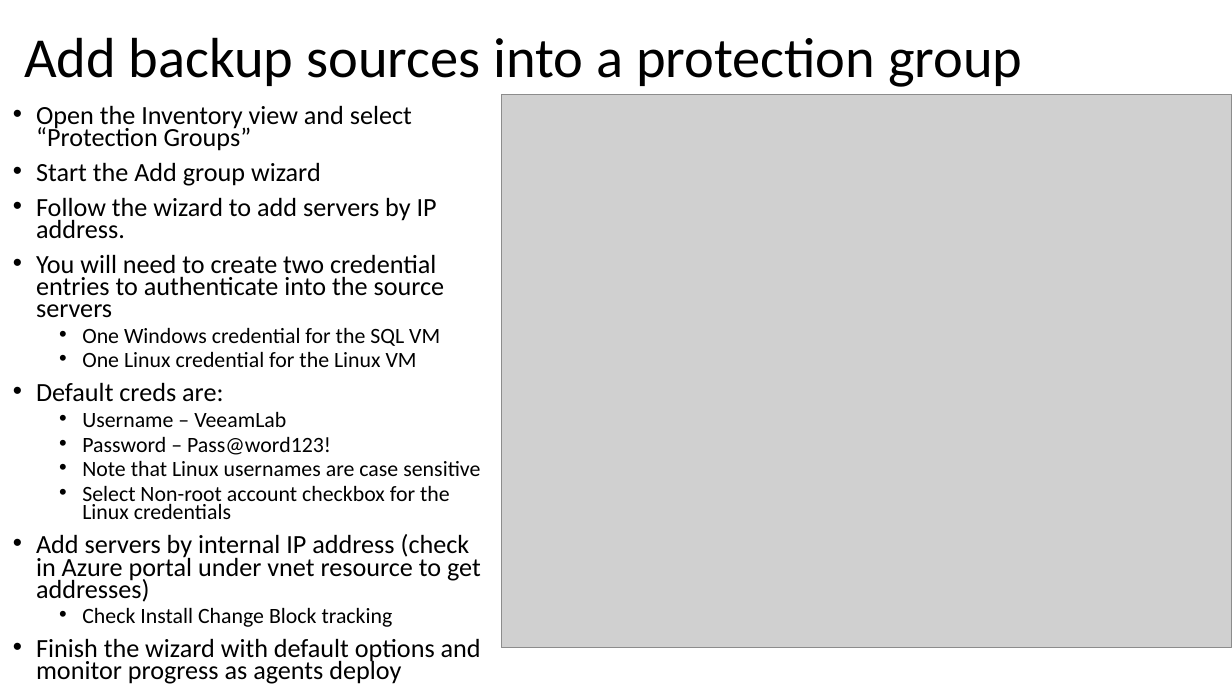
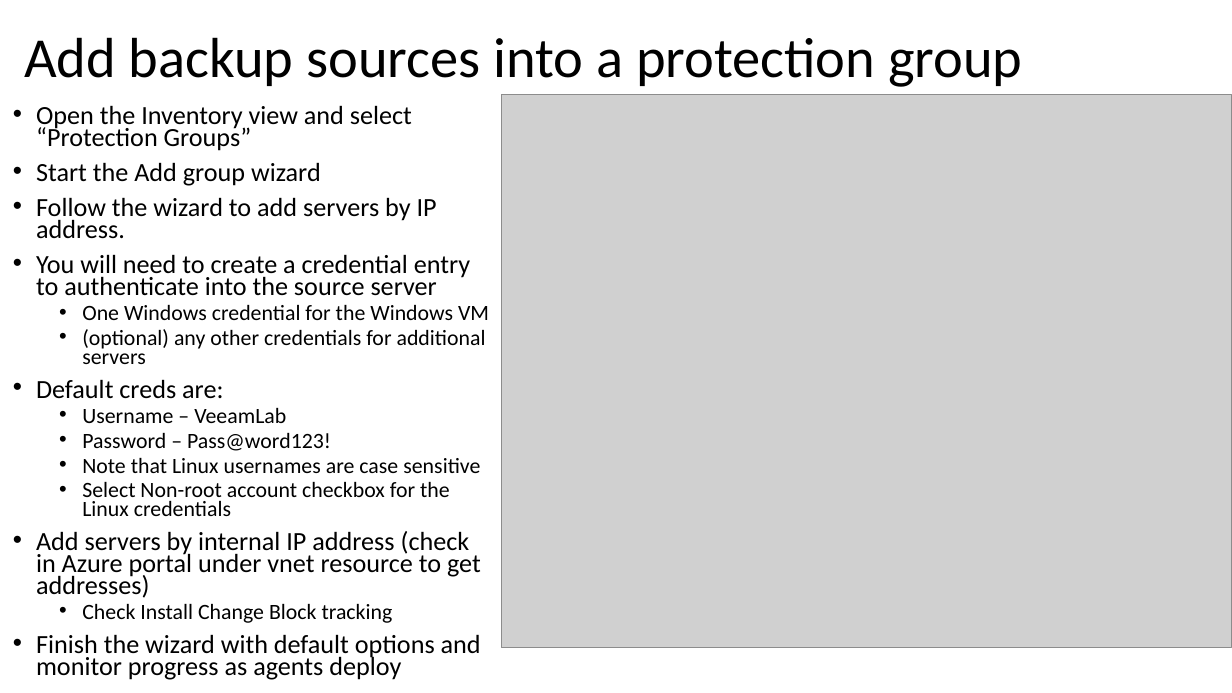
Before and after one commit to dkirby-ms/VeeamOnAzureLab, a slide deck: slide 12 of Veeam Lab Guide.pptx. Drawn at 1232x693 pixels with LibreOffice and Linux fonts; fonts in the diff are those of the drawing; grey boxes stand for pictures. Boxes give left, top, right and bottom in pixels: in the first picture for what was removed or moved away, otherwise in the second. Text is boxed around its words. In the diff, an @@ line names an element or a change of style, - is before the commit and + after.

```diff
--- a/Veeam Lab Guide.pptx
+++ b/Veeam Lab Guide.pptx
@@ text at [36,254,489,364]: text changed; size 20.4 to 17 pt @@
-• You will need to create two credential entries to authenticate into the source servers
-  • One Windows credential for the SQL VM
-  • One Linux credential for the Linux VM
+• You will need to create a credential entry to authenticate into the source server
+  • One Windows credential for the Windows VM
+  • (optional) any other credentials for additional servers
```
Also in this commit, not shown: 10 other slides changed, 1 other file.
